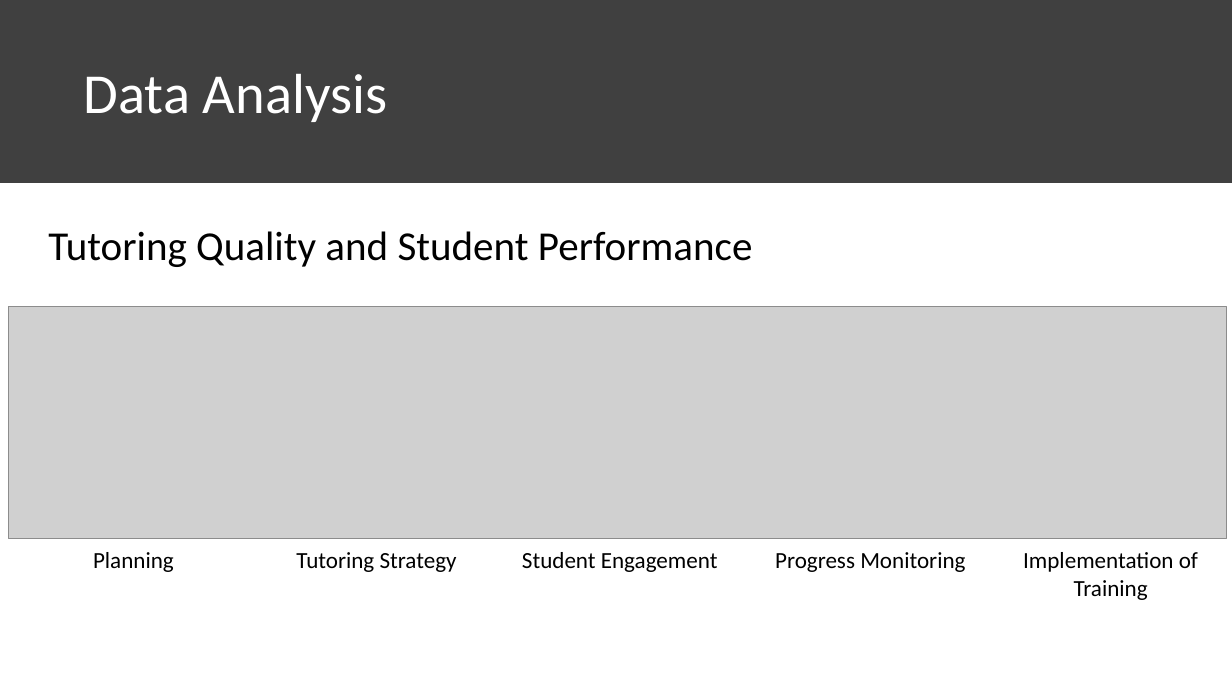
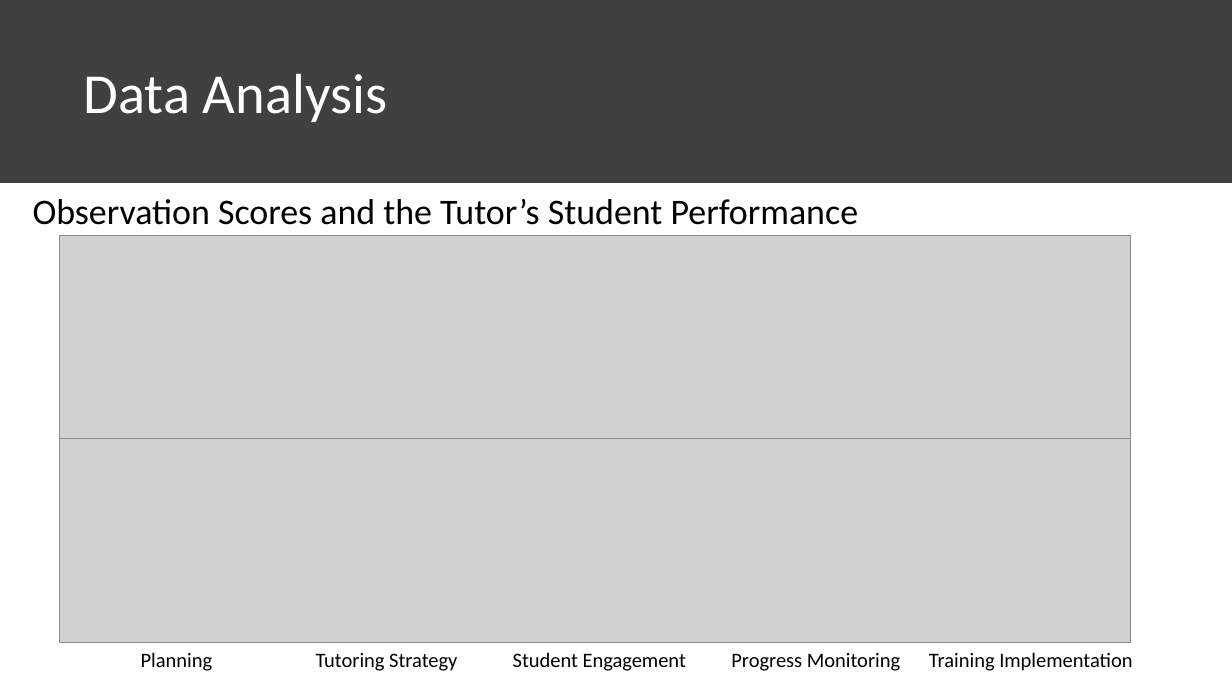
Before and after one commit to chrisluedtke/talks, a slide deck: slide 8 of 2018-06-14-ChiPy/Presentation.pptx (slide 9 before the commit). Drawn at 1232x693 pixels with LibreOffice and Linux fonts; fonts in the diff are those of the drawing; grey boxes stand for pictures. Boxes give left, top, right and bottom in pixels: in the first picture for what was removed or moved away, otherwise in the second. Text is boxed around its words. In the diff, an @@ line names an element or a change of style, - is before the commit and + after.

```diff
--- a/2018-06-14-ChiPy/Presentation.pptx
+++ b/2018-06-14-ChiPy/Presentation.pptx
@@ text at box(33, 199, 859, 225): text changed; size 32 to 28 pt @@
-Tutoring Quality and Student Performance
+Observation Scores and the Tutor’s Student Performance
@@ picture: place and size @@
-picture at box(8, 306, 1226, 538)
+picture at box(59, 236, 1130, 440)
@@ picture added at box(59, 438, 1130, 643) @@
@@ text removed at box(1023, 552, 1198, 600) @@
-Implementation of Training
@@ text "Planning": place and size @@
-text "Planning" at box(93, 552, 174, 572)
+text "Planning" at box(141, 652, 213, 671)
@@ text "Tutoring Strategy": place and size @@
-text "Tutoring Strategy" at box(296, 552, 457, 572)
+text "Tutoring Strategy" at box(316, 653, 457, 671)
@@ text "Student Engagement": place and size @@
-text "Student Engagement" at box(522, 552, 718, 572)
+text "Student Engagement" at box(513, 652, 686, 671)
@@ size 18 to 16 pt in 4 elements at box(316, 653, 457, 671), box(513, 652, 686, 671), box(141, 652, 213, 671), box(731, 653, 900, 671) @@
@@ text "Progress Monitoring": place and size @@
-text "Progress Monitoring" at box(775, 552, 965, 572)
+text "Progress Monitoring" at box(731, 653, 900, 671)
@@ text added at box(929, 652, 1132, 671), 16 pt, text #000000 @@
+Training Implementation
```
Also in this commit, not shown: 5 other slides changed, 1 slide added, 4 slides removed, 1 other file.
